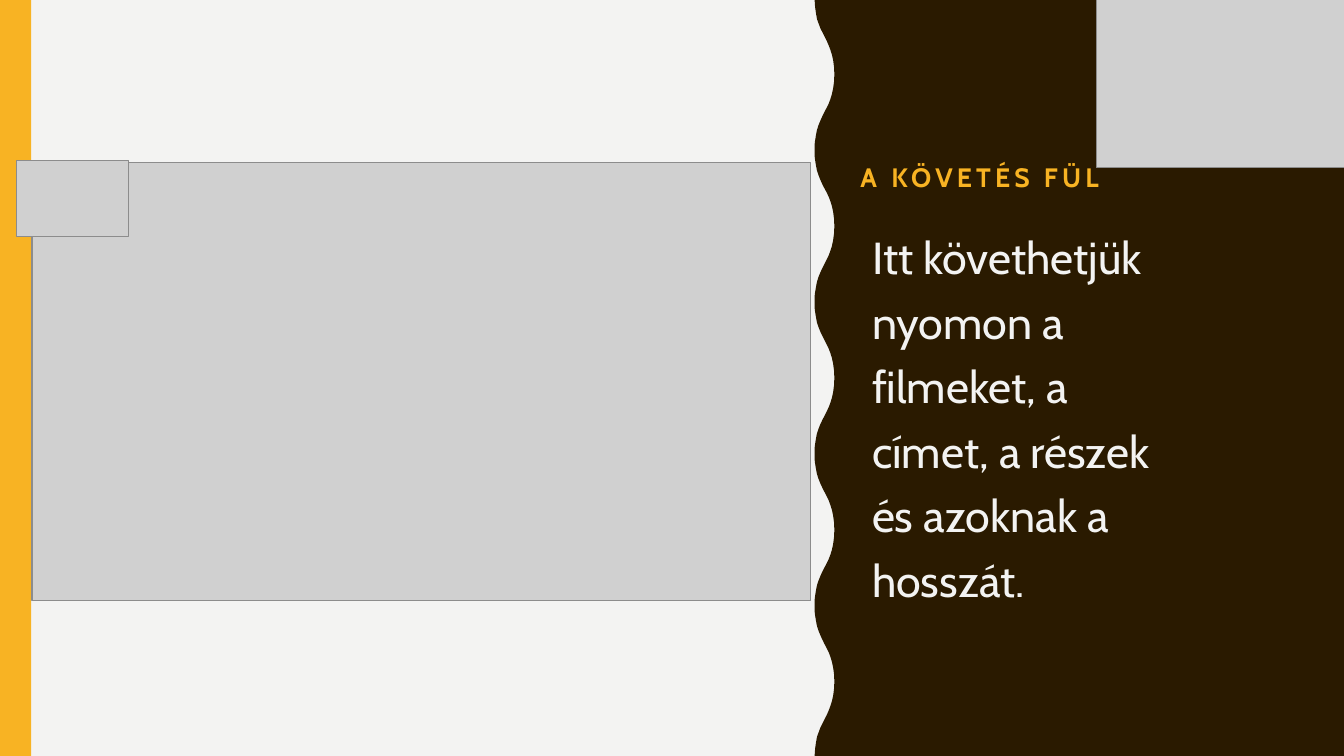
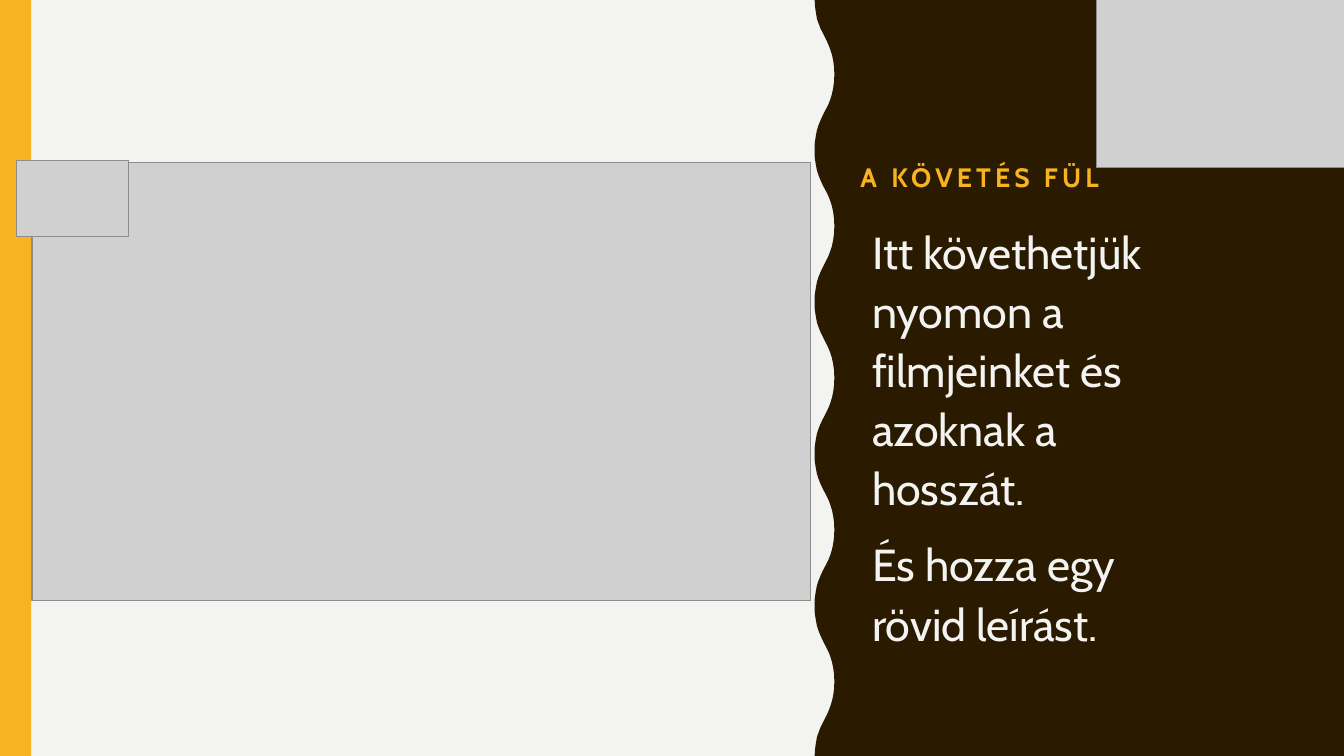
Before and after one commit to zorrrozotya/SFMproject, a slide deck: slide 6 of bemutato/Prezentacio.pptx (slide 4 before the commit). Drawn at 1344x756 pixels with LibreOffice and Linux fonts; fonts in the diff are those of the drawing; grey boxes stand for pictures. Boxes give left, top, right and bottom in pixels: in the first picture for what was removed or moved away, otherwise in the second. Text is boxed around its words. In the diff, an @@ line names an element or a change of style, - is before the commit and + after.

```diff
--- a/bemutato/Prezentacio.pptx
+++ b/bemutato/Prezentacio.pptx
@@ text at <box>872,235,1141,642</box>: text changed @@
-Itt követhetjük nyomon a filmeket, a címet, a részek és azoknak a hosszát.
+Itt követhetjük nyomon a filmjeinket és azoknak a hosszát.
+És hozza egy rövid leírást.
```
Also in this commit, not shown: 1 other slide changed, 5 slides added.
